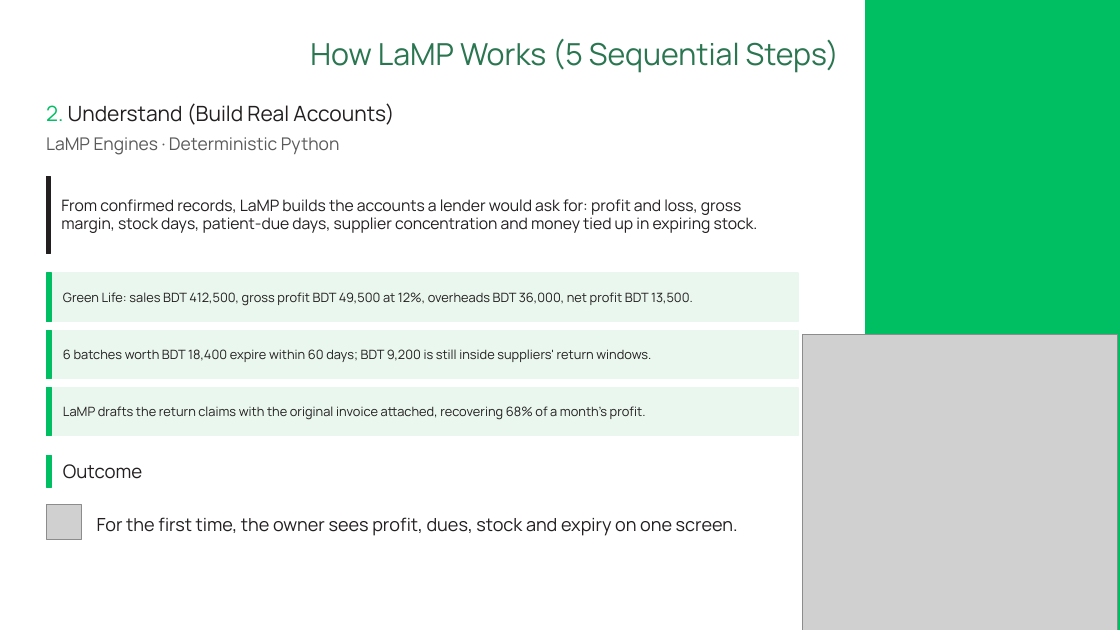
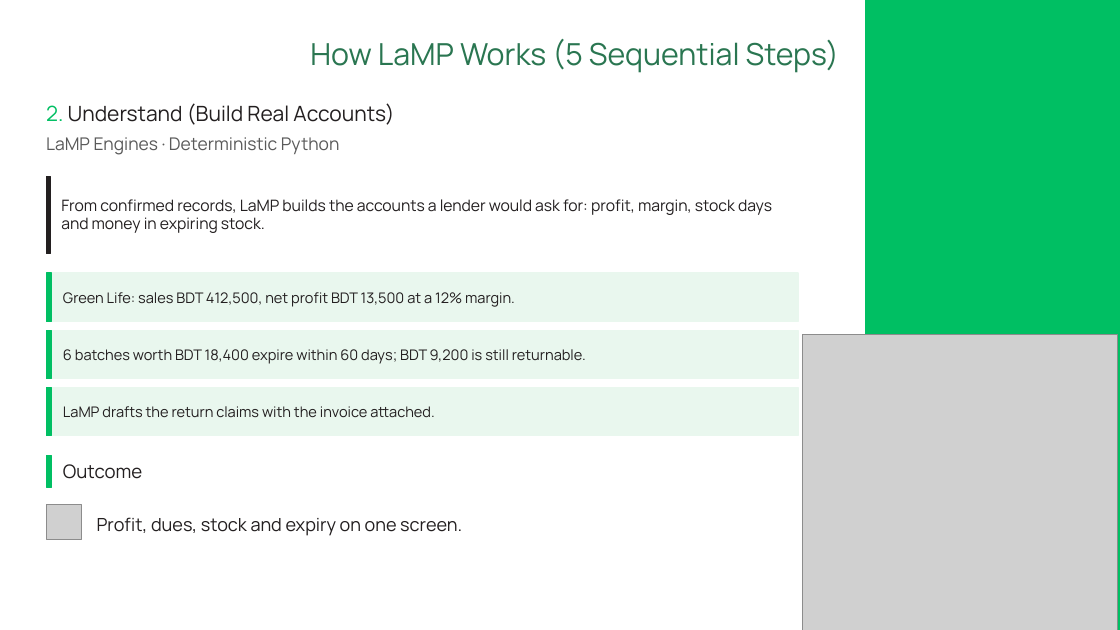
Before and after one commit to ishmam259/lamp-copilot, a slide deck: slide 12 of deck/LaMP-Copilot.pptx. Drawn at 1120x630 pixels with LibreOffice and Linux fonts; fonts in the diff are those of the drawing; grey boxes stand for pictures. Boxes give left, top, right and bottom in pixels: in the first picture for what was removed or moved away, otherwise in the second. Text is boxed around its words. In the diff, an @@ line names an element or a change of style, - is before the commit and + after.

Commit message:
deck: cut wordy slides by about a third, larger text, full team names

```diff
--- a/deck/LaMP-Copilot.pptx
+++ b/deck/LaMP-Copilot.pptx
@@ text at bbox=[61, 199, 772, 233]: text changed @@
-From confirmed records, LaMP builds the accounts a lender would ask for: profit and loss, gross margin, stock days, patient-due days, supplier concentration and money tied up in expiring stock.
+From confirmed records, LaMP builds the accounts a lender would ask for: profit, margin, stock days and money in expiring stock.
@@ text at bbox=[63, 292, 515, 307]: text changed; size 11 to 12.5 pt @@
-Green Life: sales BDT 412,500, gross profit BDT 49,500 at 12%, overheads BDT 36,000, net profit BDT 13,500.
+Green Life: sales BDT 412,500, net profit BDT 13,500 at a 12% margin.
@@ text at bbox=[63, 349, 586, 364]: text changed; size 11 to 12.5 pt @@
-6 batches worth BDT 18,400 expire within 60 days; BDT 9,200 is still inside suppliers' return windows.
+6 batches worth BDT 18,400 expire within 60 days; BDT 9,200 is still returnable.
@@ text at bbox=[63, 406, 434, 418]: text changed; size 11 to 12.5 pt @@
-LaMP drafts the return claims with the original invoice attached, recovering 68% of a month's profit.
+LaMP drafts the return claims with the invoice attached.
@@ text at bbox=[97, 517, 462, 536]: text changed @@
-For the first time, the owner sees profit, dues, stock and expiry on one screen.
+Profit, dues, stock and expiry on one screen.
```
Also in this commit, not shown: 21 other slides changed, 2 other files.
